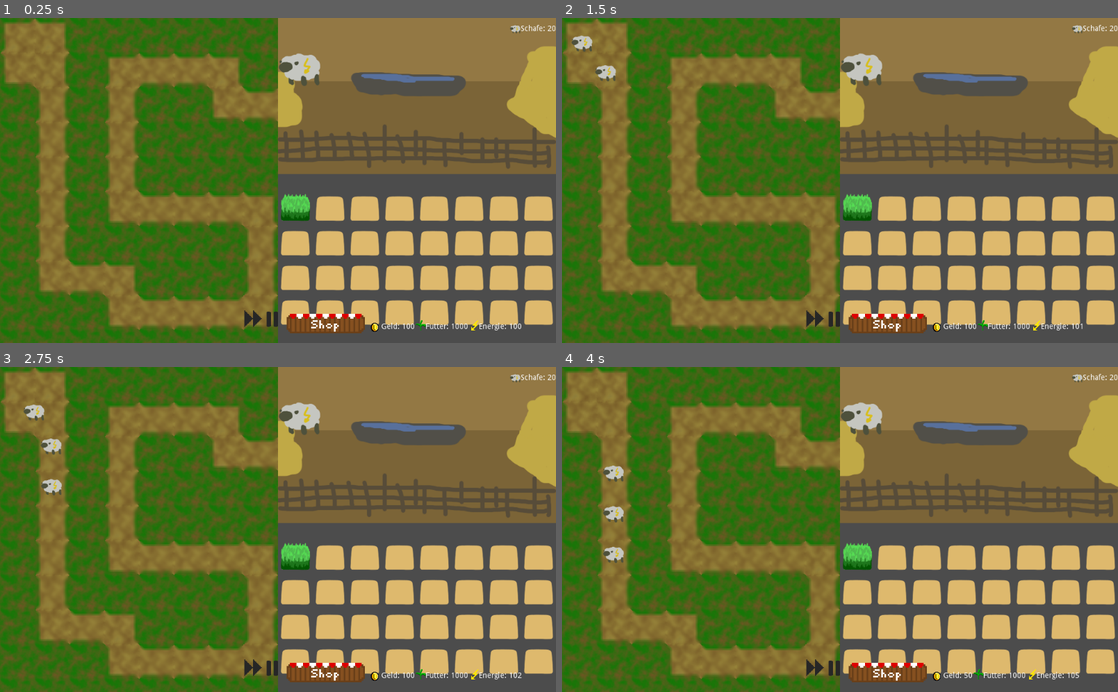
Above: before the commit, frames 1-4 (two rows, left to right).
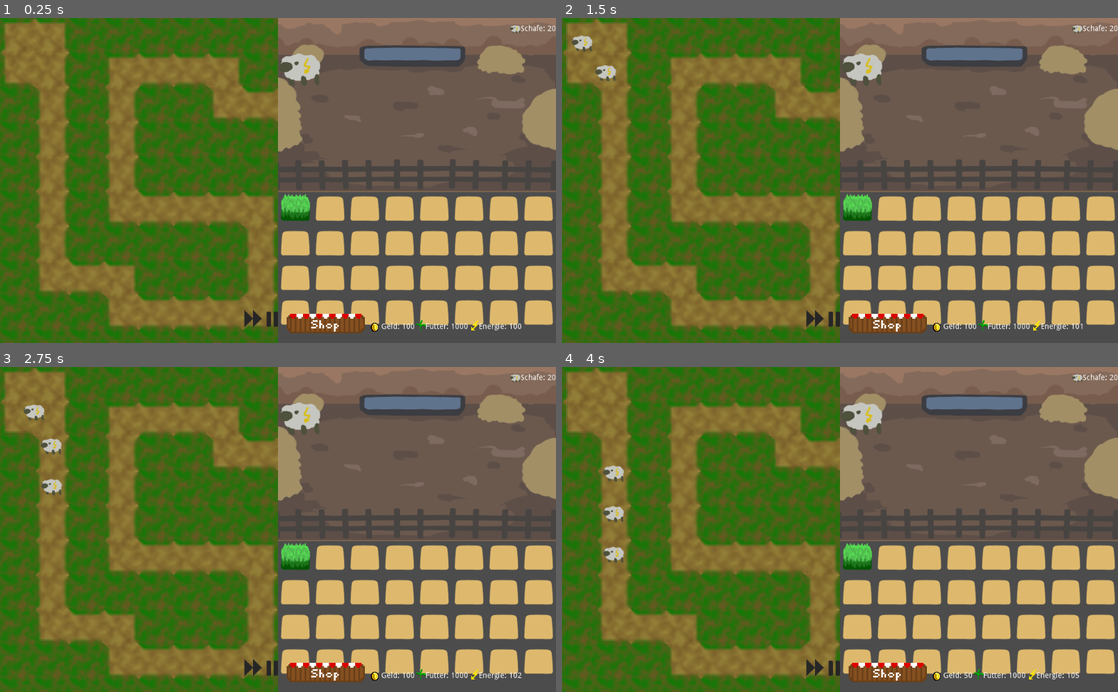
Above: after the commit, the same moments.

Repository: winnerbyhabit/bifigamejamWS19
Game: Godot game, scene res://Game.tscn
The game is run twice, just before and just after one commit, with the same random seed, the same clock (stepped at 60 frames per second) and the same inputs. Sound files missing from this copy of the repository are replaced by a short silence.
Inputs (mouse positions are in pixels of both pictures, inside the frame that each line leads up to):
- Up to frame 1 (0.25 s): no input
- Up to frame 2 (1.5 s): click (817, 326) at 0.5 s; click (817, 326) at 1.25 s
- Up to frame 3 (2.75 s): click (255, 675) at 2 s
- Up to frame 4 (4 s): click (890, 675) at 2.75 s; click (895, 571) at 3.5 s

The runs differ from the first frame. In frame 1, 12% of the frame differs, in the area x 50-100%, y 0-54%; in frame 2, 12%; in frame 3, 12%; in frame 4, 12%.

Commit message:
neuer stall

Diff:
--- a/project/Stall/Stall.tscn
+++ b/project/Stall/Stall.tscn
@@ -1,7 +1,7 @@
 [gd_scene load_steps=4 format=2]
 
 [ext_resource path="res://Stall/Stall.gd" type="Script" id=1]
-[ext_resource path="res://assets/Stall.png" type="Texture" id=2]
+[ext_resource path="res://assets/Stall22.png" type="Texture" id=2]
 [ext_resource path="res://Stall/TilesetStall.tres" type="TileSet" id=3]
 
 [node name="Stall" type="Node2D"]
@@ -9,7 +9,7 @@
 script = ExtResource( 1 )
 
 [node name="Stall" type="Sprite" parent="."]
-position = Vector2( 0, -12 )
+position = Vector2( 0, -39 )
 texture = ExtResource( 2 )
 centered = false
 
